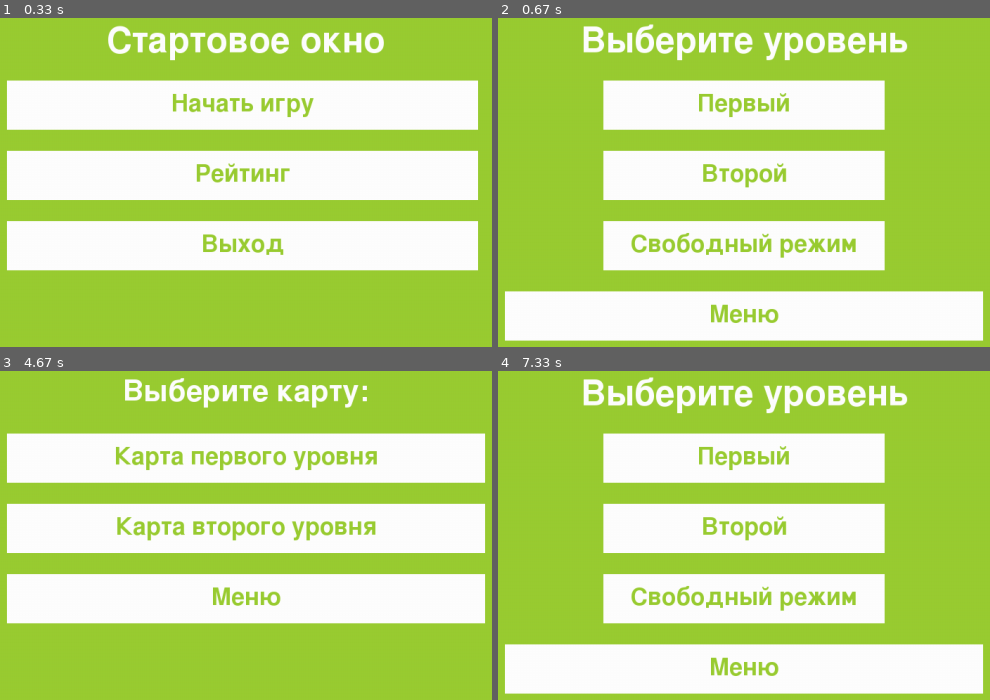
Above: before the commit, frames 1-4 (two rows, left to right).
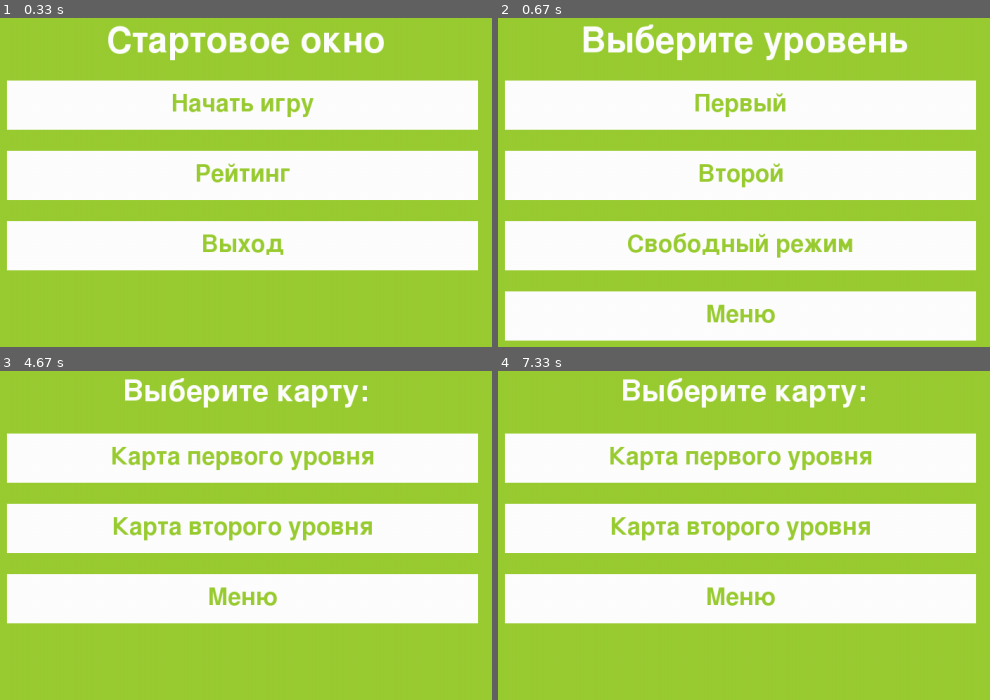
Above: after the commit, the same moments.

Repository: kolidtka/pygame_vampire
Game: pygame game, started from start_game.py
The game is run twice, just before and just after one commit, with the same random seed, the same clock (stepped at 60 frames per second) and the same inputs.
Inputs (mouse positions are in pixels of both pictures, inside the frame that each line leads up to):
- Up to frame 1 (0.33 s): no input
- Up to frame 2 (0.67 s): click "Начать игру" at 0.38 s
- Up to frame 3 (4.67 s): click "Свободный режим" at 0.72 s; click (250, 578) at 1.05 s; click "Рейтинг" at 1.38 s; click (34, 446) at 2.22 s; click (206, 676) at 2.55 s; click (216, 459) at 2.88 s; click "Меню" at 3.22 s; click "Начать игру" at 3.55 s; click "Свободный режим" at 4.38 s
- Up to frame 4 (7.33 s): click "Меню" at 4.72 s; click "Начать игру" at 5.05 s; click "Меню" at 5.38 s; click (547, 453) at 6.22 s; click (566, 584) at 7.05 s

Frame 1 is identical in both runs. In frame 2, 22% of the frame differs, in the area x 1-99%, y 18-99%; in frame 3, 5.1%; in frame 4, 40%, in the area x 1-99%, y 1-99%.

Commit message:
сделала все кнопочки одного размера

Diff:
--- a/levels.py
+++ b/levels.py
@@ -18,10 +18,10 @@
 button_font = pygame.font.Font(None, 50)
 
 # Определяем кнопки
-first_level_button = pygame.Rect(440, 200, 400, 70)
-second_level_button = pygame.Rect(440, 300, 400, 70)
-free_mode_button = pygame.Rect(440, 400, 400, 70)
-menu_button = pygame.Rect(300, 500, 680, 70)
+first_level_button = pygame.Rect(300, 200, 670, 70)
+second_level_button = pygame.Rect(300, 300, 670, 70)
+free_mode_button = pygame.Rect(300, 400, 670, 70)
+menu_button = pygame.Rect(300, 500, 670, 70)
 
 
 def draw_mode_menu():
--- a/make_a_choice.py
+++ b/make_a_choice.py
@@ -18,9 +18,9 @@
 button_font = pygame.font.Font(None, 50)
 
 # Определяем кнопки
-first_map_button = pygame.Rect(300, 200, 680, 70)
-second_map_button = pygame.Rect(300, 300, 680, 70)
-menu_button = pygame.Rect(300, 400, 680, 70)
+first_map_button = pygame.Rect(300, 200, 670, 70)
+second_map_button = pygame.Rect(300, 300, 670, 70)
+menu_button = pygame.Rect(300, 400, 670, 70)
 
 
 def draw_mode_menu():
